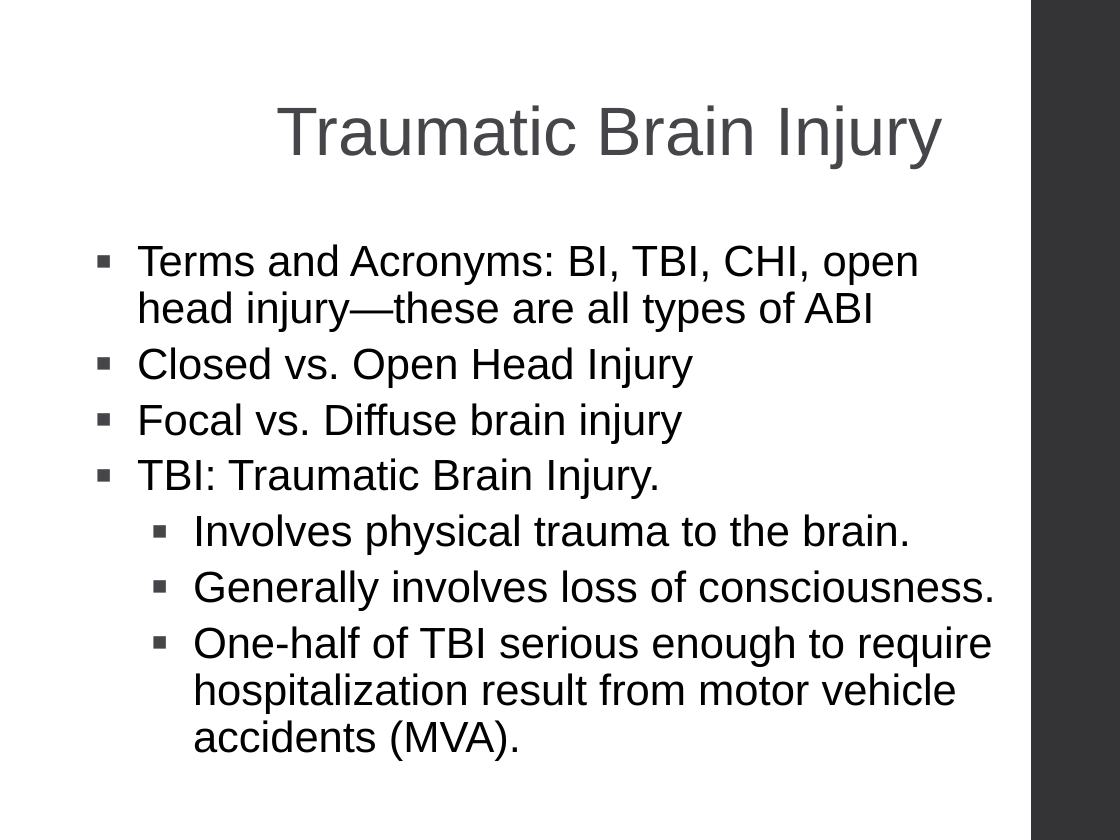
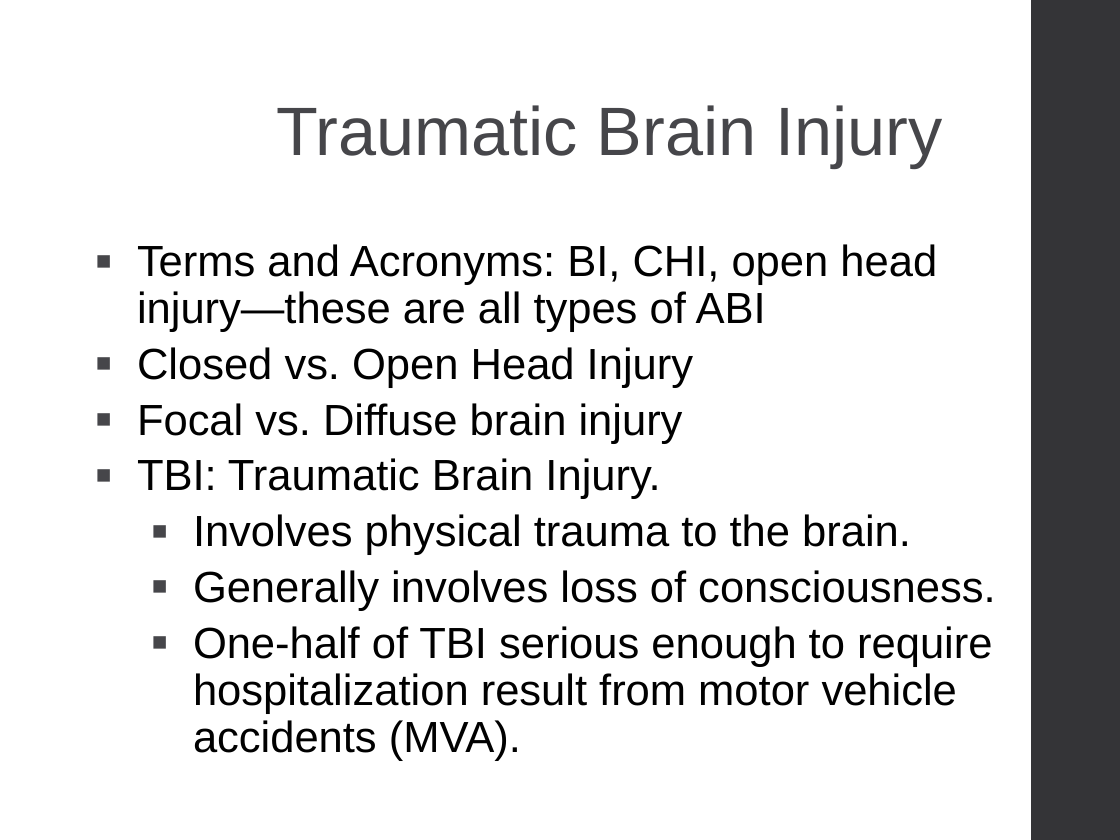
Before and after one commit to Jim-Wright90/cds_663_winter_2021, a slide deck: slide 26 of slides/Week1_21.pptx. Drawn at 1120x840 pixels with LibreOffice and Linux fonts; fonts in the diff are those of the drawing. Boxes give left, top, right and bottom in pixels: in the first picture for what was removed or moved away, otherwise in the second. Text is boxed around its words. In the diff, an @@ line names an element or a change of style, - is before the commit and + after.

```diff
--- a/slides/Week1_21.pptx
+++ b/slides/Week1_21.pptx
@@ text at <box>137,244,937,332</box>: text changed @@
-▪ Terms and Acronyms: BI, TBI, CHI, open head injury—these are all types of ABI
+▪ Terms and Acronyms: BI, CHI, open head injury—these are all types of ABI
```
Also in this commit, not shown: 7 other slides changed, 2 slides removed, 6 other files.
